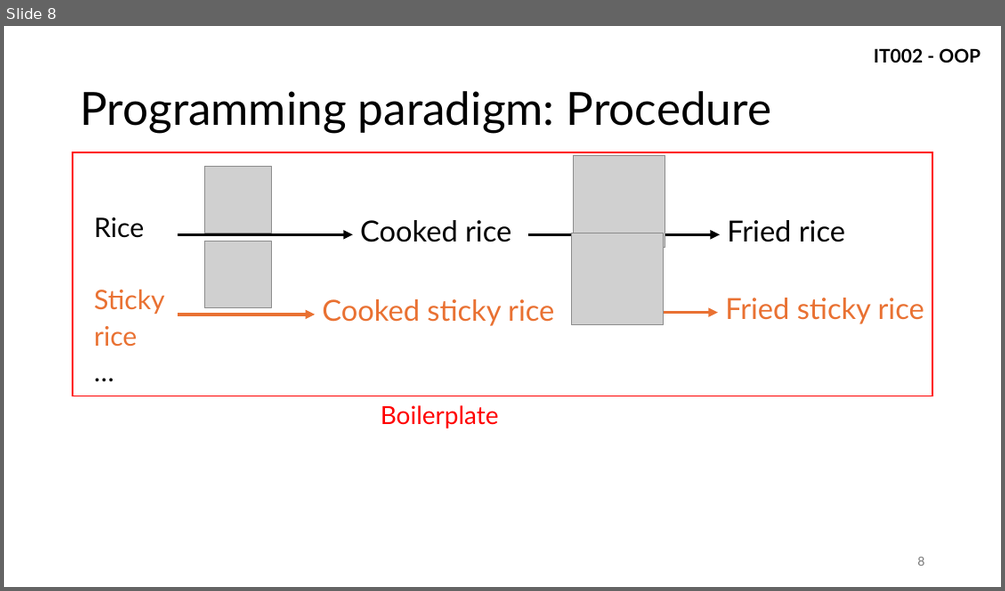
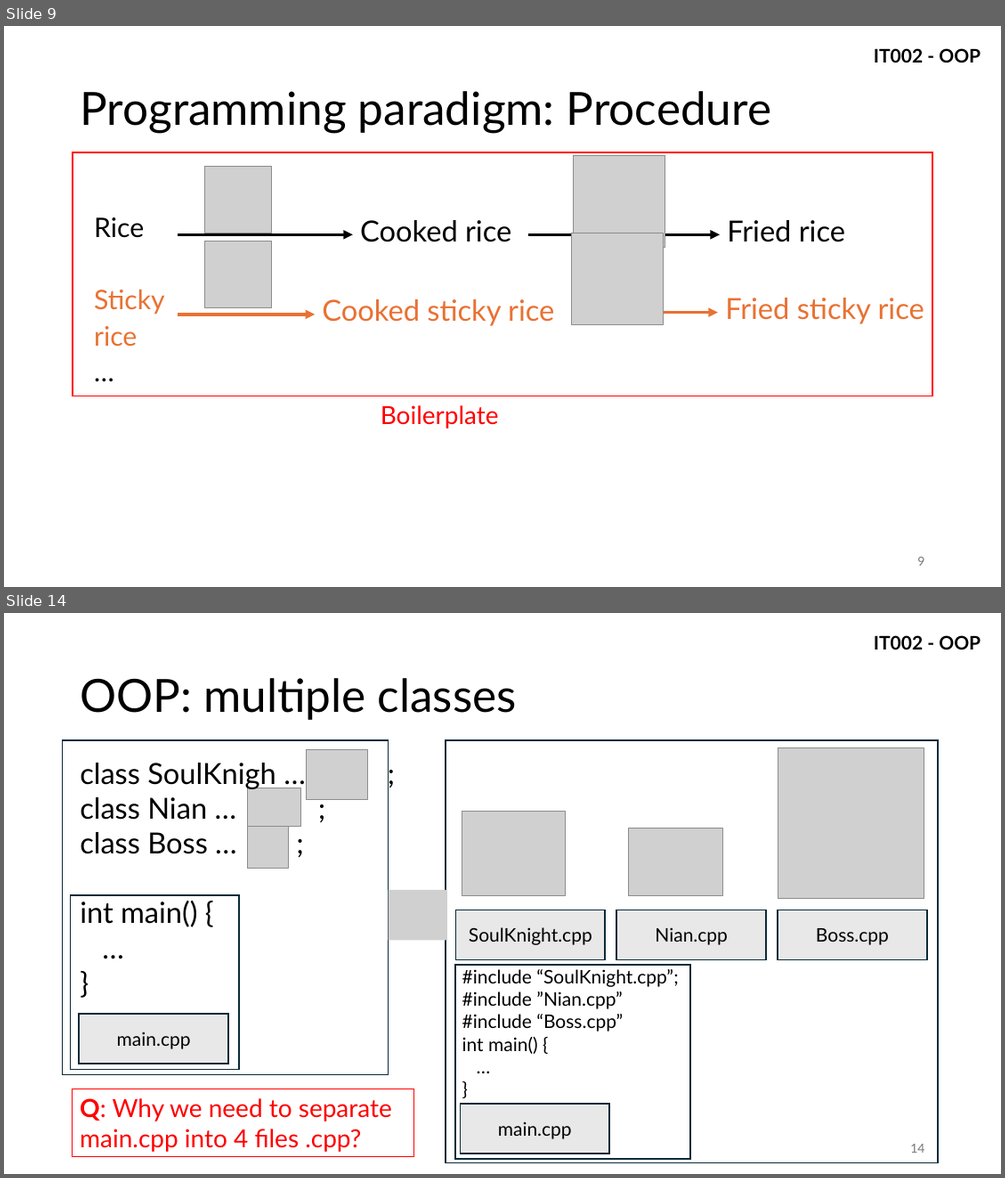
Before and after one commit to vutuanhai237/CourseMaterialsUIT, a slide deck: IT002-OOP/Slide lý thuyết/1. IntroOOP.pptx. Shown one above the other, each under a label of ours: slide 8 before the commit, slides 9 and 14 after it; the slides between them are not shown. The pictures are 1005x591 and 1005x1178 pixels, drawn with LibreOffice and Linux fonts; fonts in the diff are those of the drawing; grey boxes stand for pictures. Boxes give left, top, right and bottom in pixels: in the first picture for what was removed or moved away, otherwise in the second. Text is boxed around its words. In the diff, an @@ line names an element or a change of style, - is before the commit and + after.

```diff
--- a/IT002-OOP/Slide lý thuyết/1. IntroOOP.pptx
+++ b/IT002-OOP/Slide lý thuyết/1. IntroOOP.pptx
@@ slide 14 added at (4,613,1001,1174), background #FFFFFF; not listed: 1 template element that a slide beside it also shows @@
@@ title added at (80,678,517,720), 44 pt, text #000000 @@
+OOP: multiple classes
@@ rectangle added at (63,740,388,1074), outline #092A39 1.5 pt @@
@@ rectangle added at (446,740,938,1163), outline #092A39 1.5 pt @@
@@ text added at (80,763,276,927), 28 pt, text #000000 @@
+class SoulKnigh … ;
+class Nian … ;
+class Boss … ;
+int main() {
+…
+}
@@ picture added at (306,749,367,799) @@
@@ picture added at (778,747,923,898) @@
@@ picture added at (248,788,301,826) @@
@@ picture added at (248,826,289,868) @@
@@ picture added at (461,811,565,896) @@
@@ picture added at (629,827,722,895) @@
@@ rectangle added at (71,896,240,1070), outline #092A39 1.5 pt @@
@@ picture added at (388,890,447,940) @@
@@ rectangle added at (455,910,606,960), fill #E8E8E8, outline #092A39 1.5 pt, 18 pt, text #000000 @@
+SoulKnight.cpp
@@ rectangle added at (616,910,766,960), fill #E8E8E8, outline #092A39 1.5 pt, 18 pt, text #000000 @@
+Nian.cpp
@@ rectangle added at (778,910,928,960), fill #E8E8E8, outline #092A39 1.5 pt, 18 pt, text #000000 @@
+Boss.cpp
@@ rectangle added at (455,965,691,1159), outline #092A39 1.5 pt @@
@@ text added at (462,969,678,1054), 18 pt, text #000000 @@
+#include “SoulKnight.cpp”;
+#include ”Nian.cpp”
+#include “Boss.cpp”
+int main() {
+…
+}
@@ rectangle added at (79,1013,228,1064), fill #E8E8E8, outline #092A39 1.5 pt, 18 pt, text #000000 @@
+main.cpp
@@ rectangle added at (73,1088,413,1157), outline #FF0000 0.75 pt, 24 pt, text #FF0000 @@
+Q: Why we need to separate main.cpp into 4 files .cpp?
@@ rectangle added at (461,1103,610,1153), fill #E8E8E8, outline #092A39 1.5 pt, 18 pt, text #000000 @@
+main.cpp
@@ page number added at (910,1143,924,1152), 12 pt, text #797979 @@
+14
@@ what was slide 8 is now slide 9 @@
@@ page number at (917,556,924,565): text changed @@
-8
+9
```
Also in this commit, not shown: 3 slides changed, 10 other slides added, 3 other files.
